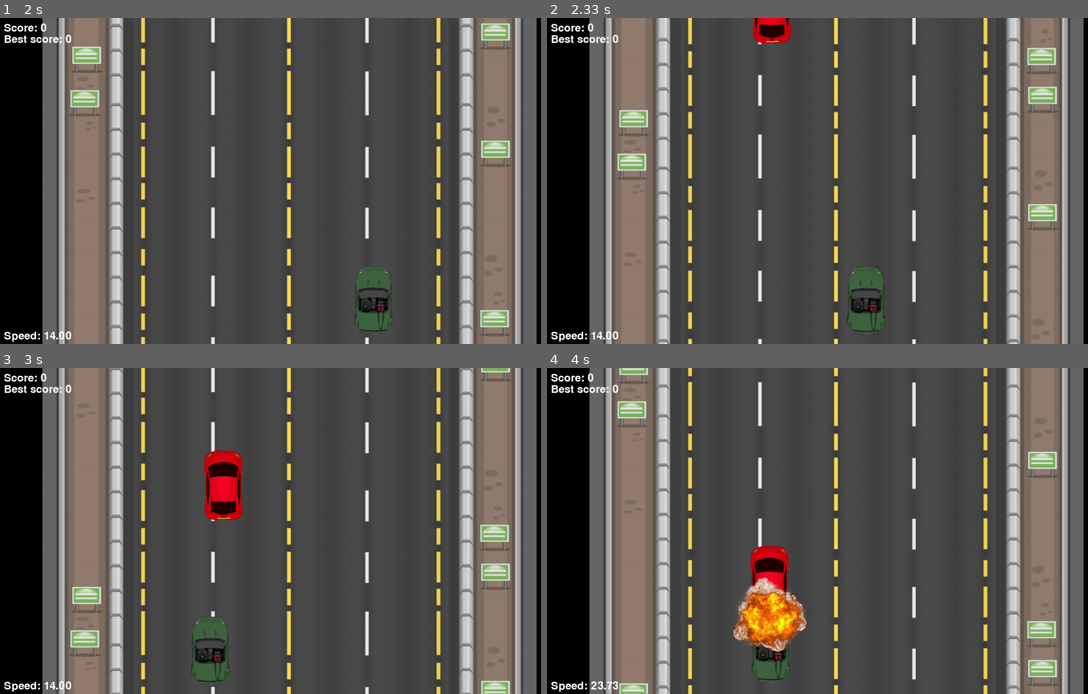
Above: before the commit, frames 1-4 (two rows, left to right).
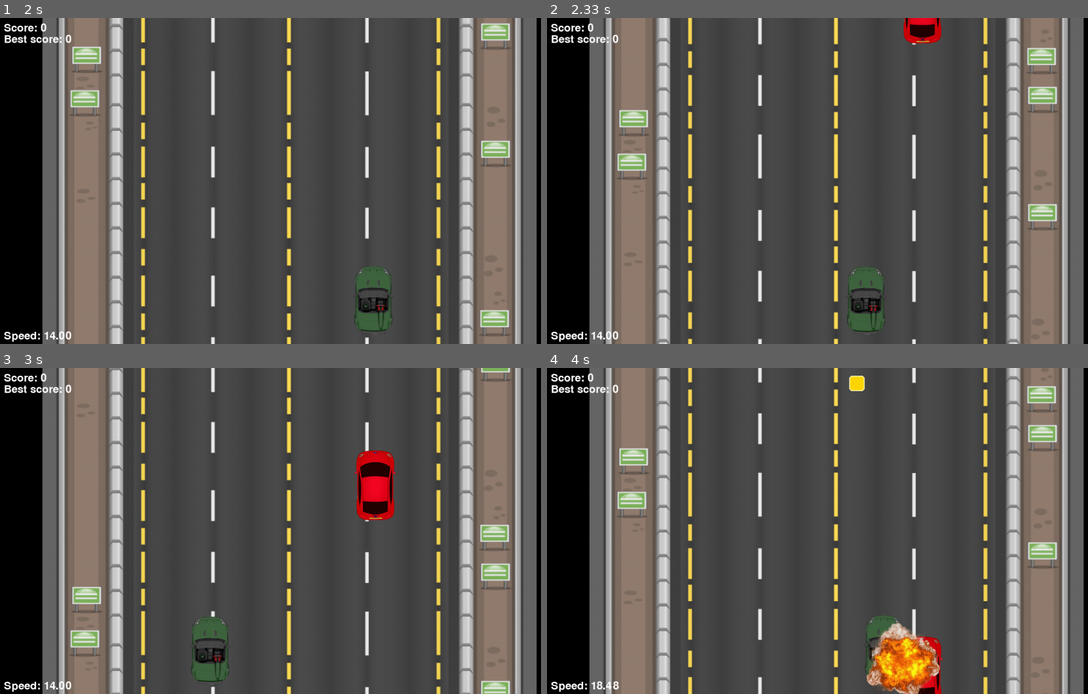
Above: after the commit, the same moments.

Repository: KidIsKing/TheFastestCar
Game: pygame game, started from racing_game_oop.py
The game is run twice, just before and just after one commit, with the same random seed, the same clock (stepped at 60 frames per second) and the same inputs.
Inputs:
- Up to frame 1 (2 s): hold Right 0.33-0.8 s; hold Up 0.83-1.13 s; hold Right 1.17-1.63 s; hold Left from 1.67 s (still down)
- Up to frame 2 (2.33 s): release Left at 2.2 s; hold Down from 2.23 s (still down)
- Up to frame 3 (3 s): release Down at 2.53 s; hold Left 2.57-2.97 s
- Up to frame 4 (4 s): hold Up 3-3.37 s; hold Right from 3.4 s (still down)

Frame 1 is identical in both runs. In frame 2, 1.0% of the frame differs, in the area x 38-73%, y 0-8%; in frame 3, 2.8%; in frame 4, 13%, in the area x 8-95%, y 0-100%.

Commit message:
add first algos

Diff:
--- a/racing_game_oop.py
+++ b/racing_game_oop.py
@@ -1,5 +1,6 @@
 import pygame
 import random
+import bisect
 
 
 WIDTH, HEIGHT = 1280, 720
@@ -14,6 +15,44 @@
 }
 
 
+class WeightedChoiceTable:
+    def __init__(self, rng):
+        self.rng = rng
+        self.items = []
+        self.cumulative_weights = []
+        self.total_weight = 0
+
+    def add(self, item, weight):
+        if weight <= 0:
+            return
+
+        self.total_weight += weight
+        self.items.append(item)
+        self.cumulative_weights.append(self.total_weight)
+
+    def roll(self):
+        if not self.items:
+            raise ValueError("WeightedChoiceTable is empty")
+
+        ticket = self.rng.uniform(0, self.total_weight)
+        index = bisect.bisect_left(self.cumulative_weights, ticket)
+        return self.items[index]
+
+
+class ShuffleBag:
+    def __init__(self, rng, items):
+        self.rng = rng
+        self.original_items = list(items)
+        self.bag = []
+
+    def draw(self):
+        if not self.bag:
+            self.bag = list(self.original_items)
+            self.rng.shuffle(self.bag)
+
+        return self.bag.pop()
+
+
 class Player:
     def __init__(self):
         image = pygame.image.load(ASSETS["player"])
@@ -50,16 +89,22 @@
 
 
 class Enemy:
-    def __init__(self, image, x, y, speed, left_bound, right_bound):
+    def __init__(self, image, x, y, speed, left_bound, right_bound, rng):
         self.image = image
         self.rect = self.image.get_rect(topleft=(x, y))
         self.speed = speed
         self.left_bound = left_bound
         self.right_bound = right_bound
+        self.rng = rng
         self.float_x = float(self.rect.x)
-        self.drift_speed = random.choice([-1, 1]) * random.uniform(0.08, 0.22)
+        self.drift_speed = self.rng.choice([-1, 1]) * self.rng.uniform(
+            0.08,
+            0.22,
+        )
         self.drift_target_speed = self.drift_speed
-        self.next_drift_change = pygame.time.get_ticks() + random.randint(1200, 2600)
+        self.next_drift_change = (
+            pygame.time.get_ticks() + self.rng.randint(1200, 2600)
+        )
         self.scored = False
 
     def update(self, world_speed=0):
@@ -67,8 +112,11 @@
 
         now = pygame.time.get_ticks()
         if now >= self.next_drift_change:
-            self.next_drift_change = now + random.randint(1200, 2600)
-            self.drift_target_speed = random.choice([-1, 1]) * random.uniform(0.08, 0.28)
+            self.next_drift_change = now + self.rng.randint(1200, 2600)
+            self.drift_target_speed = self.rng.choice([-1, 1]) * self.rng.uniform(
+                0.08,
+                0.28,
+            )
 
         self.drift_speed += (self.drift_target_speed - self.drift_speed) * 0.6
         self.float_x += self.drift_speed
@@ -90,6 +138,25 @@
         return self.rect.top > HEIGHT + self.rect.height
 
 
+class Bonus:
+    def __init__(self, x, y, rng):
+        self.rect = pygame.Rect(x, y, 34, 34)
+        self.rng = rng
+        self.color = (255, 215, 0)
+        self.outline_color = (255, 245, 180)
+        self.scored = False
+
+    def update(self, world_speed=0):
+        self.rect.y += world_speed
+
+    def draw(self, surface):
+        pygame.draw.rect(surface, self.color, self.rect, border_radius=6)
+        pygame.draw.rect(surface, self.outline_color, self.rect, 2, border_radius=6)
+
+    def is_off_screen(self):
+        return self.rect.top > HEIGHT + self.rect.height
+
+
 class Road:
     def __init__(self):
         image = pygame.image.load(ASSETS["road"])
@@ -121,6 +188,12 @@
         pygame.display.set_caption("TheFastestCar")
         self.clock = pygame.time.Clock()
 
+        self.master_seed = random.randrange(2**32)
+        self.master_rng = random.Random(self.master_seed)
+        self.spawn_rng = random.Random(self.master_rng.randrange(2**32))
+        self.enemy_rng = random.Random(self.master_rng.randrange(2**32))
+        self.bonus_rng = random.Random(self.master_rng.randrange(2**32))
+
         fire_image = pygame.image.load(ASSETS["fire"])
         self.fire_image = pygame.transform.smoothscale(
             fire_image,
@@ -136,13 +209,20 @@
         self.player = Player()
         self.road = Road()
         self.enemies = []
+        self.bonuses = []
+        self.spawn_lanes = self.build_spawn_lanes()
+        self.spawn_lane_bag = ShuffleBag(self.spawn_rng, self.spawn_lanes)
+        self.bonus_lane_bag = ShuffleBag(self.bonus_rng, self.spawn_lanes)
         self.running = True
         self.start_score = 0
         self.score = 0
         self.best_score = self.start_score
         self.last_spawn_time = pygame.time.get_ticks()
+        self.last_bonus_spawn_time = pygame.time.get_ticks()
         self.base_spawn_interval = 2200
         self.min_spawn_interval = 700
+        self.base_bonus_interval = 3600
+        self.min_bonus_interval = 1400
         self.player_speed = 2
         self.start_speed = self.player_speed
         self.max_speed = 15
@@ -160,19 +240,87 @@
         self.brake_smoothing = 0.18
         self.enemy_speed = 5
 
+    def build_spawn_lanes(self):
+        road_left = WIDTH // 2 - self.road.image.get_width() // 2
+        road_right = WIDTH // 2 + self.road.image.get_width() // 2
+        self.spawn_left_bound = road_left + self.player.rect.width + 140
+        self.spawn_right_bound = road_right - self.player.rect.width - 220
+        max_x = self.spawn_right_bound - self.enemy_image.get_width()
+        lane_count = 5
+        lane_step = (max_x - self.spawn_left_bound) / max(1, lane_count - 1)
+        return [
+            int(round(self.spawn_left_bound + lane_step * index))
+            for index in range(lane_count)
+        ]
+
     def spawn_enemy(self):
-        min_x = WIDTH // 2 - self.road.image.get_width() // 2 + self.player.rect.width + 140
-        max_x = WIDTH // 2 + self.road.image.get_width() // 2 - self.player.rect.width - 220
-        x = random.randint(min_x, max_x)
+        x = self.spawn_lane_bag.draw()
         y = -self.enemy_image.get_height()
-        self.enemies.append(Enemy(self.enemy_image, x, y, self.enemy_speed, min_x, max_x))
+        self.enemies.append(
+            Enemy(
+                self.enemy_image,
+                x,
+                y,
+                self.enemy_speed,
+                self.spawn_left_bound,
+                self.spawn_right_bound,
+                self.enemy_rng,
+            )
+        )
+
+    def spawn_enemy_group(self):
+        spawn_count = self.get_spawn_count()
+        for _ in range(spawn_count):
+            self.spawn_enemy()
+
+    def spawn_bonus(self):
+        x = self.bonus_lane_bag.draw()
+        y = -34
+        self.bonuses.append(Bonus(x, y, self.bonus_rng))
+
+    def spawn_bonus_group(self):
+        bonus_count = self.get_bonus_count()
+        for _ in range(bonus_count):
+            self.spawn_bonus()
 
     def get_spawn_interval(self):
-        speed_range = self.max_speed - self.min_speed
-        speed_ratio = 0.0 if speed_range == 0 else (self.player_speed - self.min_speed) / speed_range
+        speed_ratio = self.get_speed_ratio()
         speed_ratio = max(0.0, min(1.0, speed_ratio))
         easing = speed_ratio ** 2
-        return int(self.base_spawn_interval - (self.base_spawn_interval - self.min_spawn_interval) * easing)
+        interval = self.base_spawn_interval - (
+            self.base_spawn_interval - self.min_spawn_interval
+        ) * easing
+        return int(interval)
+
+    def get_speed_ratio(self):
+        speed_range = self.max_speed - self.min_speed
+        if speed_range == 0:
+            return 0.0
+        return (self.player_speed - self.min_speed) / speed_range
+
+    def get_spawn_count(self):
+        speed_ratio = max(0.0, min(1.0, self.get_speed_ratio()))
+        table = WeightedChoiceTable(self.spawn_rng)
+        table.add(1, max(10, int(90 - 45 * speed_ratio)))
+        table.add(2, max(5, int(10 + 30 * speed_ratio)))
+        table.add(3, max(1, int(2 + 20 * speed_ratio)))
+        return table.roll()
+
+    def get_bonus_interval(self):
+        speed_ratio = max(0.0, min(1.0, self.get_speed_ratio()))
+        easing = speed_ratio ** 2
+        interval = self.base_bonus_interval - (
+            self.base_bonus_interval - self.min_bonus_interval
+        ) * easing
+        return int(interval)
+
+    def get_bonus_count(self):
+        speed_ratio = max(0.0, min(1.0, self.get_speed_ratio()))
+        table = WeightedChoiceTable(self.bonus_rng)
+        table.add(1, max(10, int(85 - 40 * speed_ratio)))
+        table.add(2, max(4, int(12 + 25 * speed_ratio)))
+        table.add(3, max(1, int(3 + 12 * speed_ratio)))
+        return table.roll()
 
     def handle_events(self):
         for event in pygame.event.get():
@@ -210,13 +358,21 @@
 
         now = pygame.time.get_ticks()
         if now - self.last_spawn_time >= self.get_spawn_interval():
-            self.spawn_enemy()
+            self.spawn_enemy_group()
             self.last_spawn_time = now
+
+        if now - self.last_bonus_spawn_time >= self.get_bonus_interval():
+            self.spawn_bonus_group()
+            self.last_bonus_spawn_time = now
 
         for enemy in self.enemies:
             enemy.update(self.player_speed)
 
+        for bonus in self.bonuses:
+            bonus.update(self.player_speed)
+
         self.enemies = [enemy for enemy in self.enemies if not enemy.is_off_screen()]
+        self.bonuses = [bonus for bonus in self.bonuses if not bonus.is_off_screen()]
 
     def draw(self):
         self.display.fill((0, 0, 0))
@@ -224,6 +380,9 @@
 
         for enemy in self.enemies:
             enemy.draw(self.display)
+
+        for bonus in self.bonuses:
+            bonus.draw(self.display)
 
         self.player.draw(self.display)
         self.show_score_and_speed()
@@ -233,6 +392,12 @@
         for enemy in self.enemies:
             if self.player.rect.colliderect(enemy.rect):
                 return enemy
+        return None
+
+    def get_collision_bonus(self):
+        for bonus in self.bonuses:
+            if self.player.rect.colliderect(bonus.rect):
+                return bonus
         return None
 
     def show_crash_effect_and_pause(self, crash_enemy):
@@ -266,6 +431,12 @@
                 enemy.scored = True
         self.best_score = max(self.score, self.best_score)
 
+    def collect_bonus(self, bonus):
+        if bonus in self.bonuses:
+            self.bonuses.remove(bonus)
+            self.score += 5 + int(self.player_speed // 5)
+            self.best_score = max(self.score, self.best_score)
+
     def show_score_and_speed(self):
         font = pygame.font.SysFont(None, 36)
         score_text = font.render(f"Score: {self.score}", True, (255, 255, 255))
@@ -286,6 +457,10 @@
             if crash_enemy is not None:
                 self.show_crash_effect_and_pause(crash_enemy)
 
+            bonus = self.get_collision_bonus()
+            if bonus is not None:
+                self.collect_bonus(bonus)
+
             self.clock.tick(FPS)
 
         pygame.quit()
Not shown, changed: README.md
